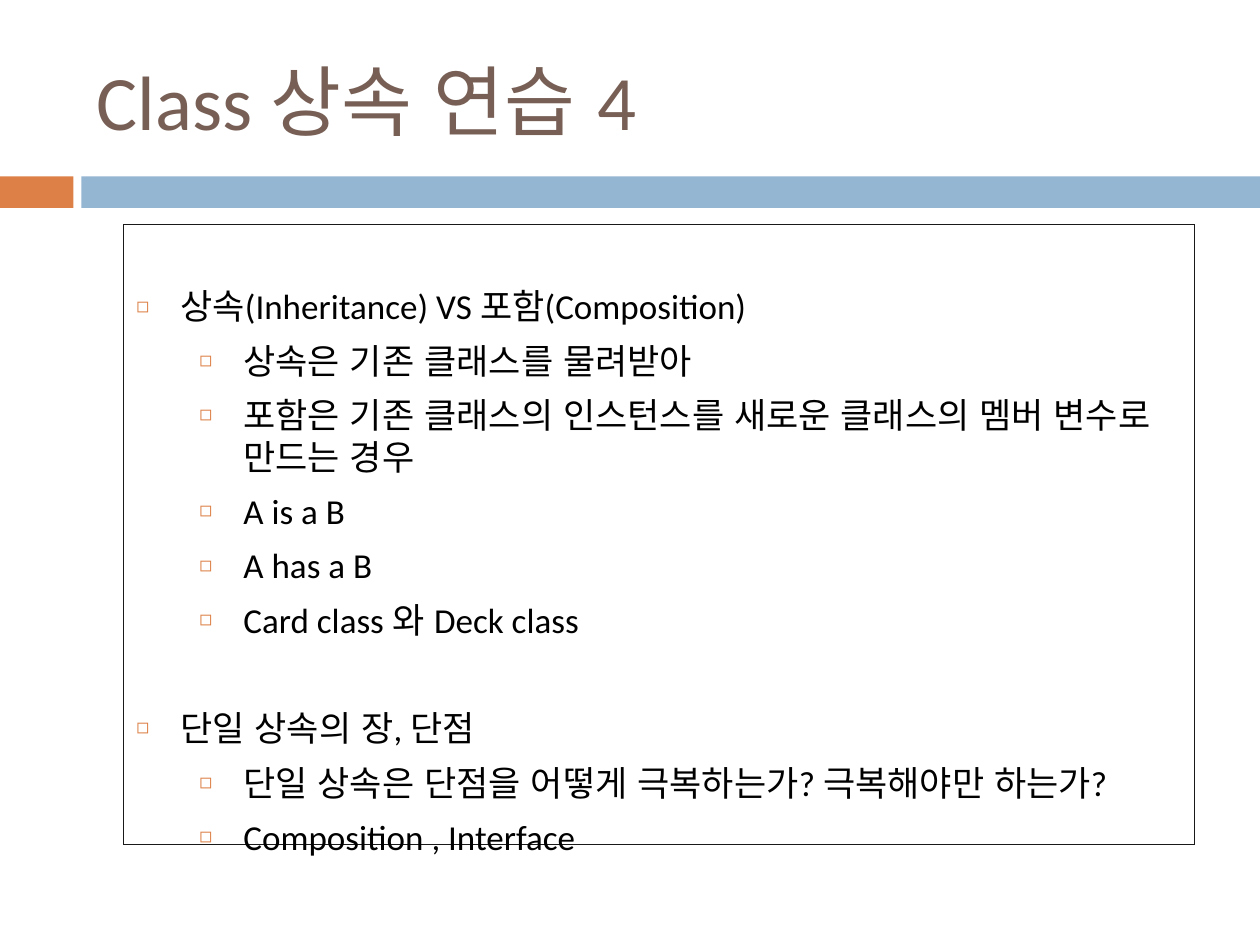
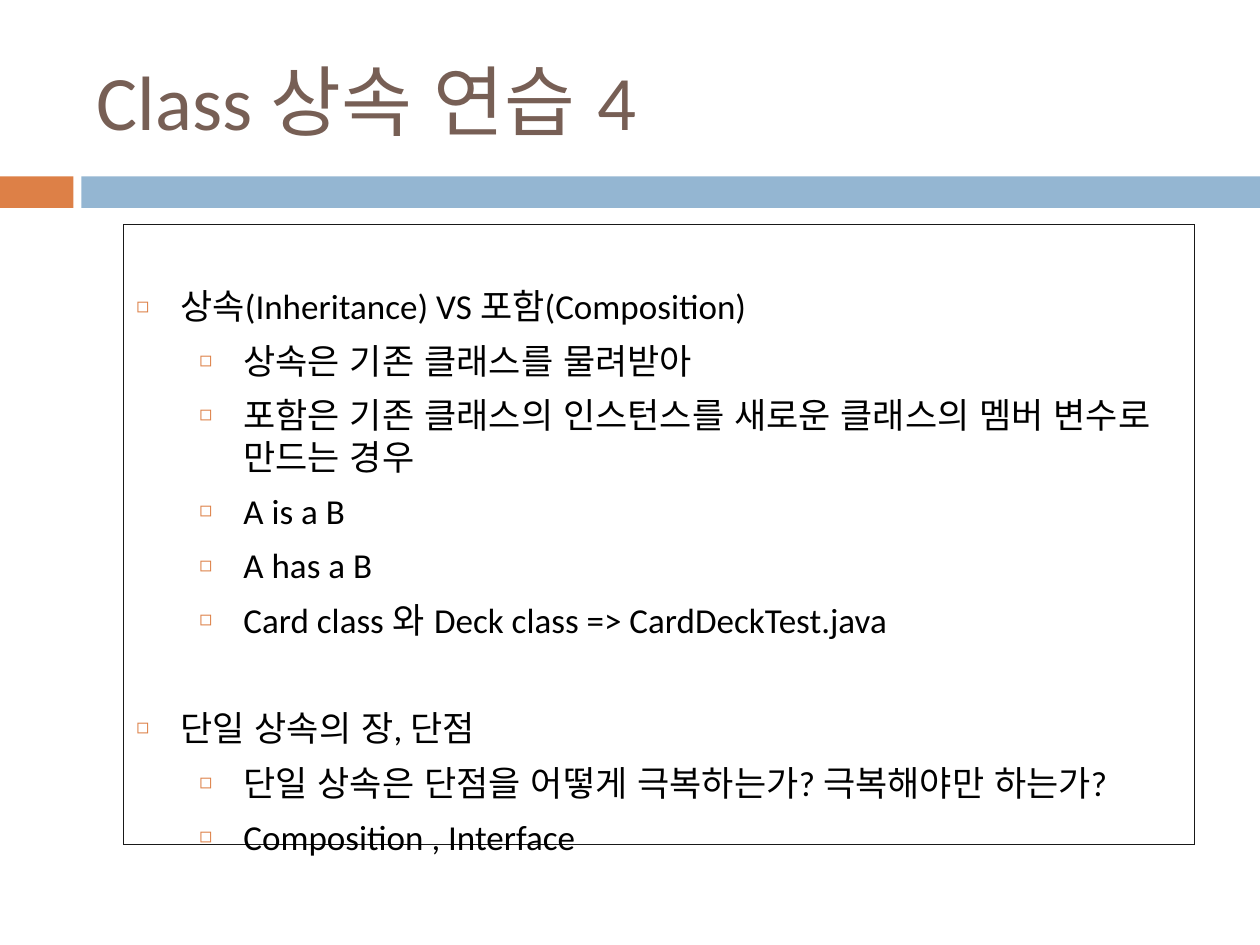
Before and after one commit to jhan756k/Programming_1s, a slide deck: slide 15 of files/06-07-1.-Class-new.pptx (slide 13 before the commit). Drawn at 1260x945 pixels with LibreOffice and Linux fonts; fonts in the diff are those of the drawing. Boxes give left, top, right and bottom in pixels: in the first picture for what was removed or moved away, otherwise in the second. Text is boxed around its words. In the diff, an @@ line names an element or a change of style, - is before the commit and + after.

```diff
--- a/files/06-07-1.-Class-new.pptx
+++ b/files/06-07-1.-Class-new.pptx
@@ text in rectangle at bbox=[243, 604, 886, 639]: text changed @@
-  ◻ Card class 와 Deck class
+  ◻ Card class 와 Deck class => CardDeckTest.java
```
Also in this commit, not shown: 5 other slides changed, 2 slides added, 6 other files.
